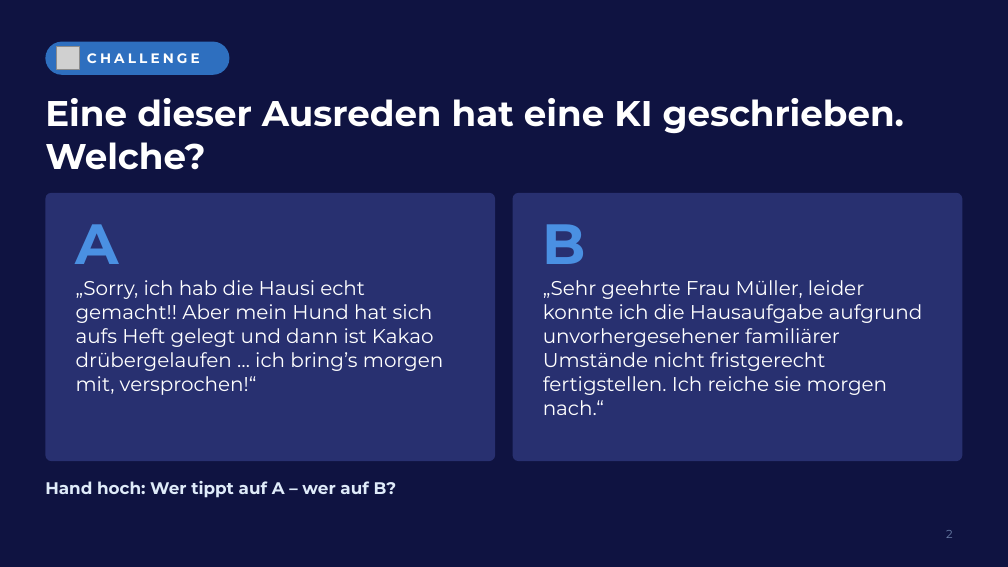
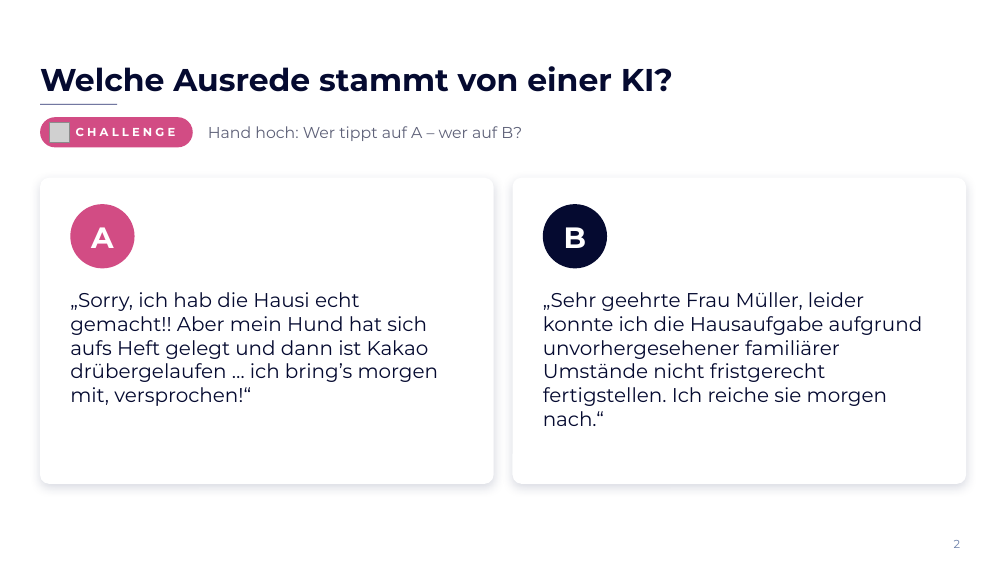
Before and after one commit to elias762/Advisory-board, a slide deck: slide 2 of ki-tag-gymnasium-sued/KI-Tag_Gymnasium-Sued_Impulsvortrag.pptx. Drawn at 1008x567 pixels with LibreOffice and Linux fonts; fonts in the diff are those of the drawing; grey boxes stand for pictures; background and template pictures are left out. Boxes give left, top, right and bottom in pixels: in the first picture for what was removed or moved away, otherwise in the second. Text is boxed around its words. In the diff, an @@ line names an element or a change of style, - is before the commit and + after.

```diff
--- a/ki-tag-gymnasium-sued/KI-Tag_Gymnasium-Sued_Impulsvortrag.pptx
+++ b/ki-tag-gymnasium-sued/KI-Tag_Gymnasium-Sued_Impulsvortrag.pptx
@@ background #0F1341 to #FFFFFF @@
@@ rounded rectangle removed at <box>45,42,230,75</box> @@
@@ title added at <box>40,66,673,92</box>, 30 pt, text #050A30, bold @@
+Welche Ausrede stammt von einer KI?
@@ line added from (40, 104) to (117, 104), #283070 0.75 pt @@
@@ rounded rectangle added at <box>40,117,193,147</box>, fill #D24C84 @@
@@ text removed at <box>45,98,904,170</box> @@
-Eine dieser Ausreden hat eine KI geschrieben. Welche?
@@ text "CHALLENGE": place and size @@
-text "CHALLENGE" at <box>87,53,200,63</box>
+text "CHALLENGE" at <box>76,128,176,136</box>
@@ text "CHALLENGE" at <box>76,128,176,136</box>: size 13 to 11 pt @@
@@ text "Hand hoch: Wer tippt auf ...": place and size @@
-text "Hand hoch: Wer tippt auf ..." at <box>45,481,397,498</box>
+text "Hand hoch: Wer tippt auf ..." at <box>208,126,522,141</box>
@@ text "Hand hoch: Wer tippt auf ..." at <box>208,126,522,141</box>: size 16 to 15 pt, text colour #DFEBF9 to #5E6178, bold off @@
@@ picture: place and size @@
-picture at <box>57,47,79,70</box>
+picture at <box>50,123,70,142</box>
@@ rounded rectangle at <box>40,178,494,484</box>: fill #283070 to #FFFFFF; shadow on; proportions changed @@
@@ rounded rectangle: place and size @@
-rounded rectangle at <box>45,193,495,461</box>
+rounded rectangle at <box>40,178,494,484</box>
@@ rounded rectangle: place and size @@
-rounded rectangle at <box>513,193,963,461</box>
+rounded rectangle at <box>513,178,966,484</box>
@@ rounded rectangle at <box>513,178,966,484</box>: fill #283070 to #FFFFFF; shadow on; proportions changed @@
@@ text "A" at <box>91,227,114,248</box>: size 54 to 28 pt, text colour #4A90E2 to #FFFFFF; alignment left to centre; vertical alignment top to middle @@
@@ ellipse added at <box>70,204,135,268</box>, fill #D24C84 @@
@@ text "B" at <box>564,227,586,248</box>: size 54 to 28 pt, text colour #4A90E2 to #FFFFFF; alignment left to centre; vertical alignment top to middle @@
@@ ellipse added at <box>543,204,607,268</box>, fill #050A30 @@
@@ text "„Sorry, ich hab die Hausi ..." at <box>70,292,439,406</box>: text colour #FFFFFF to #050A30 @@
@@ text "„Sorry, ich hab die Hausi ...": place and size @@
-text "„Sorry, ich hab die Hausi ..." at <box>76,280,444,395</box>
+text "„Sorry, ich hab die Hausi ..." at <box>70,292,439,406</box>
@@ text "„Sehr geehrte Frau Müller, leider ...": place and size @@
-text "„Sehr geehrte Frau Müller, leider ..." at <box>543,280,923,415</box>
+text "„Sehr geehrte Frau Müller, leider ..." at <box>543,292,923,426</box>
@@ text "„Sehr geehrte Frau Müller, leider ..." at <box>543,292,923,426</box>: text colour #FFFFFF to #050A30 @@
@@ page number: place and size @@
-page number at <box>946,530,953,538</box>
+page number at <box>954,540,961,548</box>
```
Also in this commit, not shown: 18 other slides changed, 7 slides added, 1 other file.
